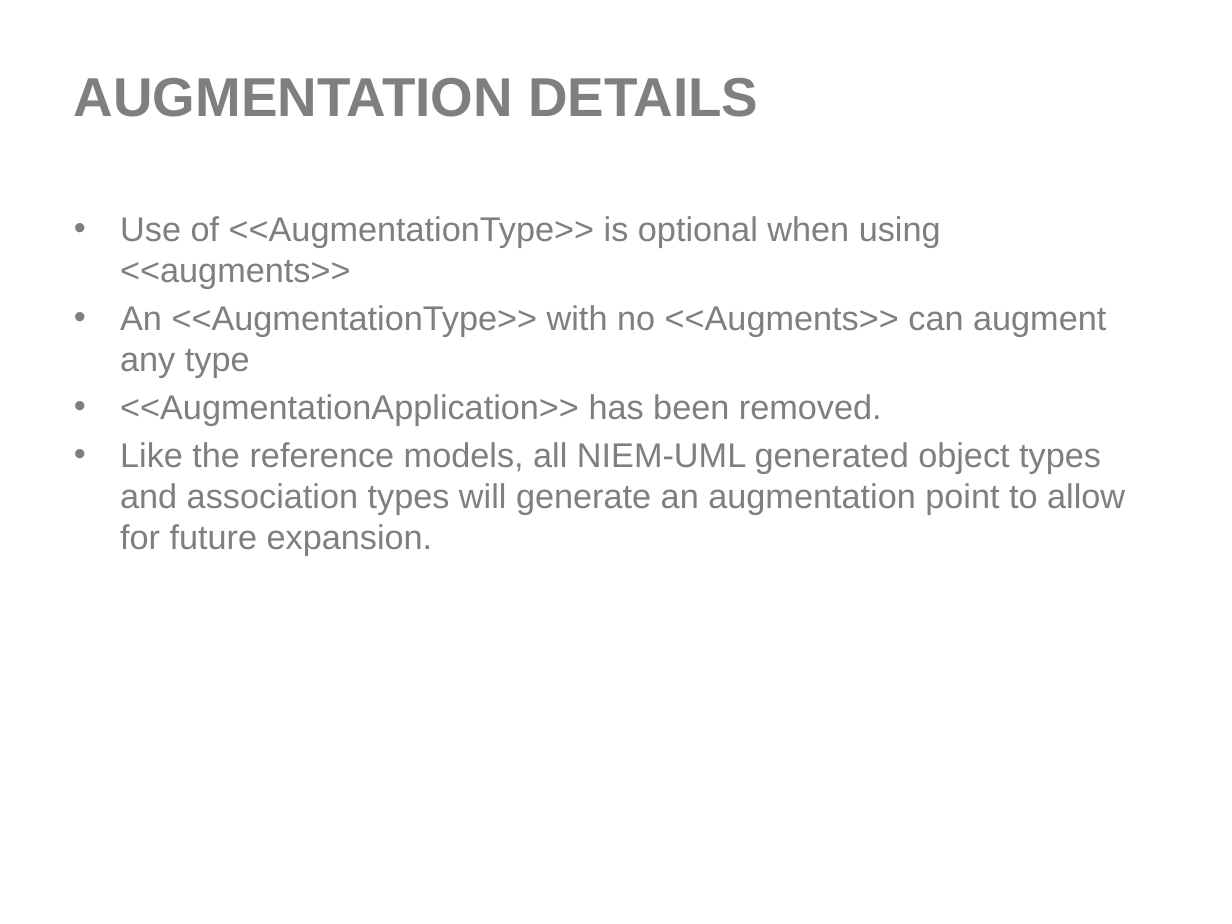
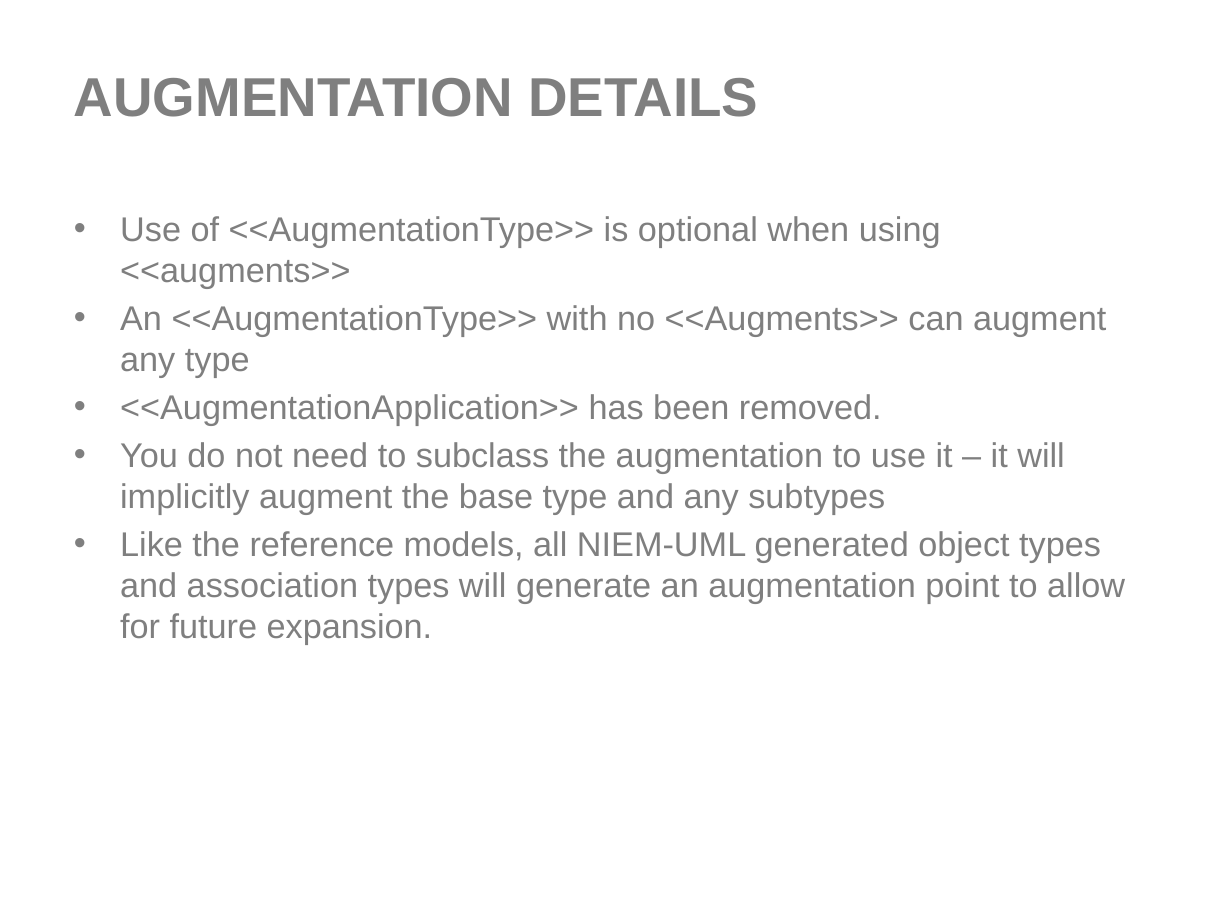
Before and after one commit to NIEM/NIEM-UML, a slide deck: slide 15 of Presentations/NIEM-UML-3-InitialSubmission.pptx (slide 10 before the commit). Drawn at 1232x924 pixels with LibreOffice and Linux fonts; fonts in the diff are those of the drawing; background and template pictures are left out. Boxes give left, top, right and bottom in pixels: in the first picture for what was removed or moved away, otherwise in the second. Text is boxed around its words. In the diff, an @@ line names an element or a change of style, - is before the commit and + after.

```diff
--- a/Presentations/NIEM-UML-3-InitialSubmission.pptx
+++ b/Presentations/NIEM-UML-3-InitialSubmission.pptx
@@ text at bbox=[120, 442, 1065, 514]: paragraph added @@
+  • You do not need to subclass the augmentation to use it – it will implicitly augment the base type and any subtypes
```
Also in this commit, not shown: 8 other slides changed, 16 slides added, 1 slide removed, 2 other files.
